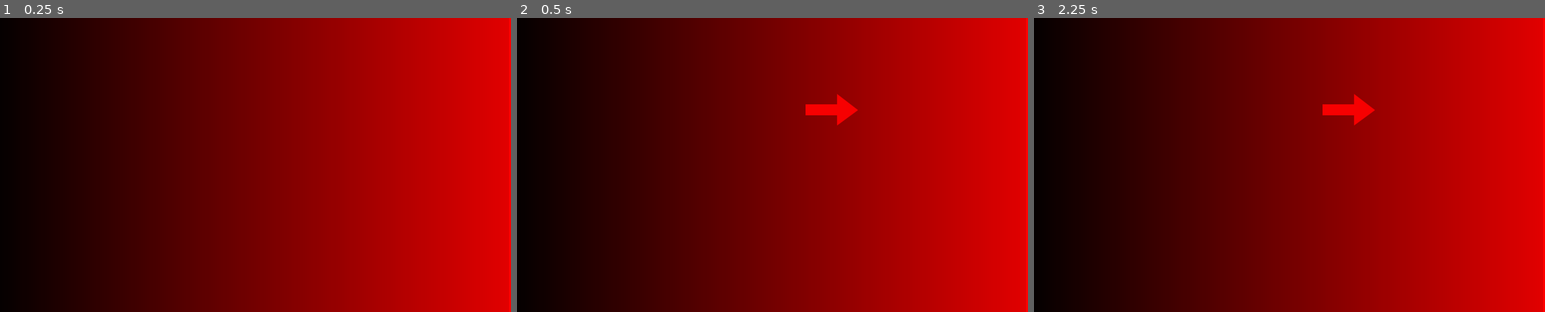
Above: before the commit, frames 1-3 (left to right).
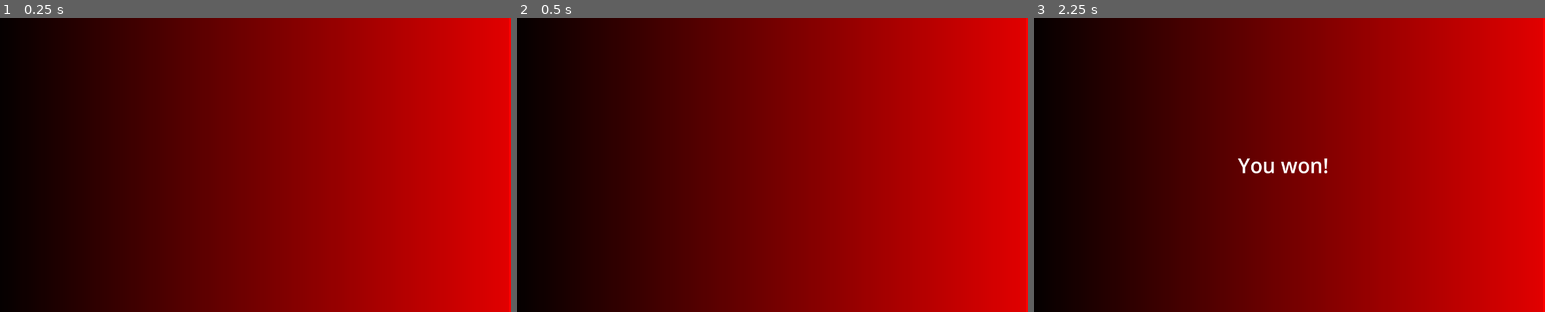
Above: after the commit, the same moments.

Repository: GDAC-at-Davis/GDAC-minigame-framework
Game: Godot game, scene res://minigames/shadowboxing/shadowboxing.tscn
The game is run twice, just before and just after one commit, with the same random seed, the same clock (stepped at 60 frames per second) and the same inputs. This scene is started directly instead of the project's main scene.
Inputs (mouse positions are in pixels of both pictures, inside the frame that each line leads up to):
- Up to frame 1 (0.25 s): no input
- Up to frame 2 (0.5 s): no input
- Up to frame 3 (2.25 s): move the mouse to (1396, 150) at 0.52 s; hold D (right) 0.53-1.28 s; click (1396, 150) at 0.6 s; tap Enter at 1.25 s; move the mouse to (1177, 179) at 1.27 s; hold S (down) 1.28-2.03 s; click (1177, 179) at 1.35 s; tap Space at 2 s; move the mouse to (1335, 100) at 2.02 s; hold D (right) from 2.03 s (still down); click (1335, 100) at 2.1 s

Frame 1 is identical in both runs. In frame 2, 0.5% of the frame differs, in the area x 56-67%, y 25-37%; in frame 3, 0.8%, in the area x 39-67%, y 25-53%.
Error in both runs: Invalid assignment of property or key 'max_value' with value of type 'float' on a base object of type 'Nil'. (res://scripts/minigame_manager.gd:156)

Commit message:
improved game

Diff:
--- a/MinigameFramework/minigames/shadowboxing/shadowboxing.tscn
+++ b/MinigameFramework/minigames/shadowboxing/shadowboxing.tscn
@@ -25,3 +25,27 @@
 offset_bottom = 720.0
 mouse_filter = 2
 texture = SubResource("GradientTexture1D_xf8mx")
+
+[node name="Message" type="Label" parent="."]
+anchors_preset = 8
+anchor_left = 0.5
+anchor_top = 0.5
+anchor_right = 0.5
+anchor_bottom = 0.5
+offset_left = -20.0
+offset_top = -11.5
+offset_right = 20.0
+offset_bottom = 11.5
+grow_horizontal = 2
+grow_vertical = 2
+theme_override_font_sizes/font_size = 50
+
+[node name="MessageTimer" type="Timer" parent="."]
+wait_time = 2.0
+one_shot = true
+
+[node name="Timer" type="Timer" parent="."]
+wait_time = 0.2
+autostart = true
+
+[connection signal="timeout" from="Timer" to="." method="_on_timer_timeout"]
--- a/MinigameFramework/minigames/shadowboxing/shadowboxing_minigame.gd
+++ b/MinigameFramework/minigames/shadowboxing/shadowboxing_minigame.gd
@@ -4,9 +4,10 @@
 var arrows: Array[Area2D]
 var direction: int = 0
 var move_weight: float = 0.0
-var timer: int = 0
 var lost: bool = false
-
+var delay: float = 2.0
+var speed: float = 0.2
+@onready var blink_timer = $Timer
 @export var movement_curve: Curve
 
 # 0: up, 1: right, 2: down, 3: left (think of compass, never eat soggy waffles!)
@@ -16,103 +17,94 @@
 func start():
 	# Reset variables
 	arrows.clear()
-	timer = 0
-
 	# Adjust for difficulty
 	countdown_time /= difficulty
-	#balloon_amount *= roundi(difficulty)
-
-	# Spawn the arrows
-	# for i in range(balloon_amount):
-	#for i in 4:
-	#	var arrow: Area2D = arrow_packed_scene.instantiate()
-	#	arrows.append(arrow)
-	#	add_child(arrow)
-	#	#arrows.move_time = 0
-	#	if i == 0:
-	#		arrows[i].global_position = Vector2(get_viewport().size.x/2, get_viewport().size.y/2 - 200)
-	#		arrows[i].rotation_degrees = 270
-	#	elif i == 1:
-	#		arrows[i].global_position = Vector2(get_viewport().size.x/2 + 400, get_viewport().size.y/2)
-	#		arrows[i].rotation_degrees = 0
-	#	elif i == 2:
-	#		arrows[i].global_position = Vector2(get_viewport().size.x/2, get_viewport().size.y/2 + 200)
-	#		arrows[i].rotation_degrees = 90
-	#	elif i == 3:
-	#		arrows[i].global_position = Vector2(get_viewport().size.x/2 - 400, get_viewport().size.y/2)
-	#		arrows[i].rotation_degrees = 180
-
-	#arrow.global_position = Vector2(get_viewport().size.x/2, get_viewport().size.y/2 - 200)
-	#arrows[0].rotation_degrees = 270
+	delay /= difficulty
+	# Spawn the arrow
+	await get_tree().create_timer(delay).timeout
+	var arrow: Area2D = arrow_packed_scene.instantiate()
+	add_child(arrow)
+	arrows.append(arrow)
+	direction = randi_range(0, 3)
+	if direction == 0:
+		arrows[0].global_position = Vector2(get_viewport().size.x/2, get_viewport().size.y/2 - 200)
+		arrows[0].rotation_degrees = 270
+	elif direction == 1:
+		arrows[0].global_position = Vector2(get_viewport().size.x/2 + 400, get_viewport().size.y/2)
+		arrows[0].rotation_degrees = 0
+	elif direction == 2:
+		arrows[0].global_position = Vector2(get_viewport().size.x/2, get_viewport().size.y/2 + 200)
+		arrows[0].rotation_degrees = 90
+	elif direction == 3:
+		arrows[0].global_position = Vector2(get_viewport().size.x/2 - 400, get_viewport().size.y/2)
+		arrows[0].rotation_degrees = 180
+	# start timer for blinks
+	blink_timer.start()
 
 func run():
-	timer += 1
+	if arrows.is_empty():
+		return
+	if !lost:
+		speed /= difficulty
+		if direction == 0:
+			arrows[0].global_position -= Vector2(0, speed)
+		elif direction == 1:
+			arrows[0].global_position += Vector2(speed, 0)
+		elif direction == 2:
+			arrows[0].global_position += Vector2(0, speed)
+		elif direction == 3:
+			arrows[0].global_position -= Vector2(speed, 0)
 
-	if (timer == 20):
-		var arrow: Area2D = arrow_packed_scene.instantiate()
-		arrows.append(arrow)
-		add_child(arrow)
-		direction = randi_range(0, 3)
-		if direction == 0:
-			arrows[0].global_position = Vector2(get_viewport().size.x/2, get_viewport().size.y/2 - 200)
-			arrows[0].rotation_degrees = 270
-		elif direction == 1:
-			arrows[0].global_position = Vector2(get_viewport().size.x/2 + 400, get_viewport().size.y/2)
-			arrows[0].rotation_degrees = 0
-		elif direction == 2:
-			arrows[0].global_position = Vector2(get_viewport().size.x/2, get_viewport().size.y/2 + 200)
-			arrows[0].rotation_degrees = 90
-		elif direction == 3:
-			arrows[0].global_position = Vector2(get_viewport().size.x/2 - 400, get_viewport().size.y/2)
-			arrows[0].rotation_degrees = 180
-
-
-
-	#if move_weight < 1:
-	#	move_weight += 0.1
-
-	#for i in 4:
-	#	arrows[i].global_position = lerp(Vector2(get_viewport().size.x/2, get_viewport().size.y/2 + 200), Vector2(get_viewport().size.x/2, get_viewport().size.y/2 - 200), move_weight)
-
-
-	#for i in 4:
-	#	arrows[i].move_time += 1
-	#	if arrows[i].move_time < 30:
-	#		arrows[i].global_position += Vector2(1, 0)
-	#	elif arrows[i].move_time < 60
-	#		arrows[i].global_position += Vector2(-1, 0)
-	#	elif arrows[i].move_time == 60
-
-	#		arrows[i].global_position += Vector2(1, 0)
-	#	if i == 0: #up
-	#		arrows[i].global_position += Vector2(1, 0)
-	#var velocity = Vector2.ZERO # The player's movement vector.
-	if (timer > 20 && lost == false):
 		if Input.is_action_pressed(&"up"):
+			remove_arrow(arrows)
 			if (direction != 0):
 				win()
 			else:
-				lost = true
+				lose()
 		if Input.is_action_pressed(&"right"):
+			remove_arrow(arrows)
 			if (direction != 1):
 				win()
 			else:
-				lost = true
+				lose()
 		if Input.is_action_pressed(&"down"):
+			remove_arrow(arrows)
 			if (direction != 2):
 				win()
 			else:
-				lost = true
+				lose()
 		if Input.is_action_pressed(&"left"):
+			remove_arrow(arrows)
 			if (direction != 3):
 				win()
 			else:
-				lost = true
+				lose()
+
+func remove_arrow(arrows_to_remove):
+	blink_timer.stop()
+	for arrow in arrows_to_remove:
+		if arrow in arrows:
+			arrows.erase(arrow)
+		if is_instance_valid(arrow):
+			arrow.queue_free()
 
 func win():
 	super()
+	show_message("You won!")
+	await $MessageTimer.timeout
 
-#func balloon_popped():
-#	pop_count += 1
-#	if pop_count == balloon_amount:
-#		win()
+func show_message(text):
+	$Message.text = text;
+	$Message.show();
+	$MessageTimer.start()
+
+func lose():
+	lost = true
+	super()
+	show_message("You lost!")
+	await $MessageTimer.timeout
+
+func _on_timer_timeout() -> void:
+	for arrow in arrows:
+		if is_instance_valid(arrow):
+			arrow.visible = !arrow.visible
